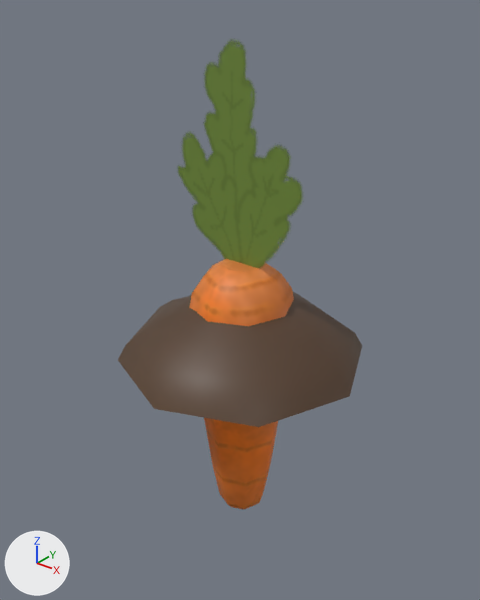
The Blender file Primeira_Sala/Vegetacao.blend as it was, and as the next commit left it.
The view is the same before and after, from a camera (50 mm lens) standing at (0.846, -1.066, 0.802) and looking at (-0.037, 0.037, 0.118). Every picture has the same lights, and +X, +Y and +Z are marked at lower left. The first picture is the older version. The same objects are shown in both versions, whatever each file hides.

Objects in the first picture: 'Carrot', 'Terra?'.
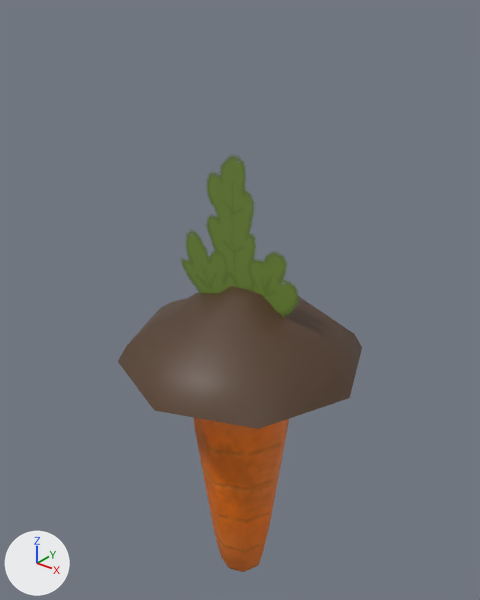
Where the newer file only moved an object's origin or applied its transform, the numbers keep the older frame.

Changed parts and their boxes [x1, y1, x2, y2] in the pictures (480 x 600 px):
```json
{"object": "Carrot", "change": "moved", "before": [178, 40, 302, 510], "after": [182, 155, 298, 572]}
```

Scene script edits in JSON lines:
```json
{"block": "me_carrot", "where": "# used by ob_carrot; location = (0.0, 0.0, 0.0)"}
{"op": "remove", "block": "me_carrot", "code": "me_carrot.from_pydata(...)  # 93 vertices, 92 faces; spans x -0.25..0.251, y -0.123..0.123, z -0.462..0.707"}
{"op": "add", "block": "me_carrot", "code": "me_carrot.from_pydata(...)  # 93 vertices, 92 faces; spans x -0.25..0.251, y -0.123..0.123, z -0.686..0.482"}
{"block": "me_carrot", "change": "me_carrot part 1: the whole mesh is moved by (0.0, 0.0, -0.224)"}
```
